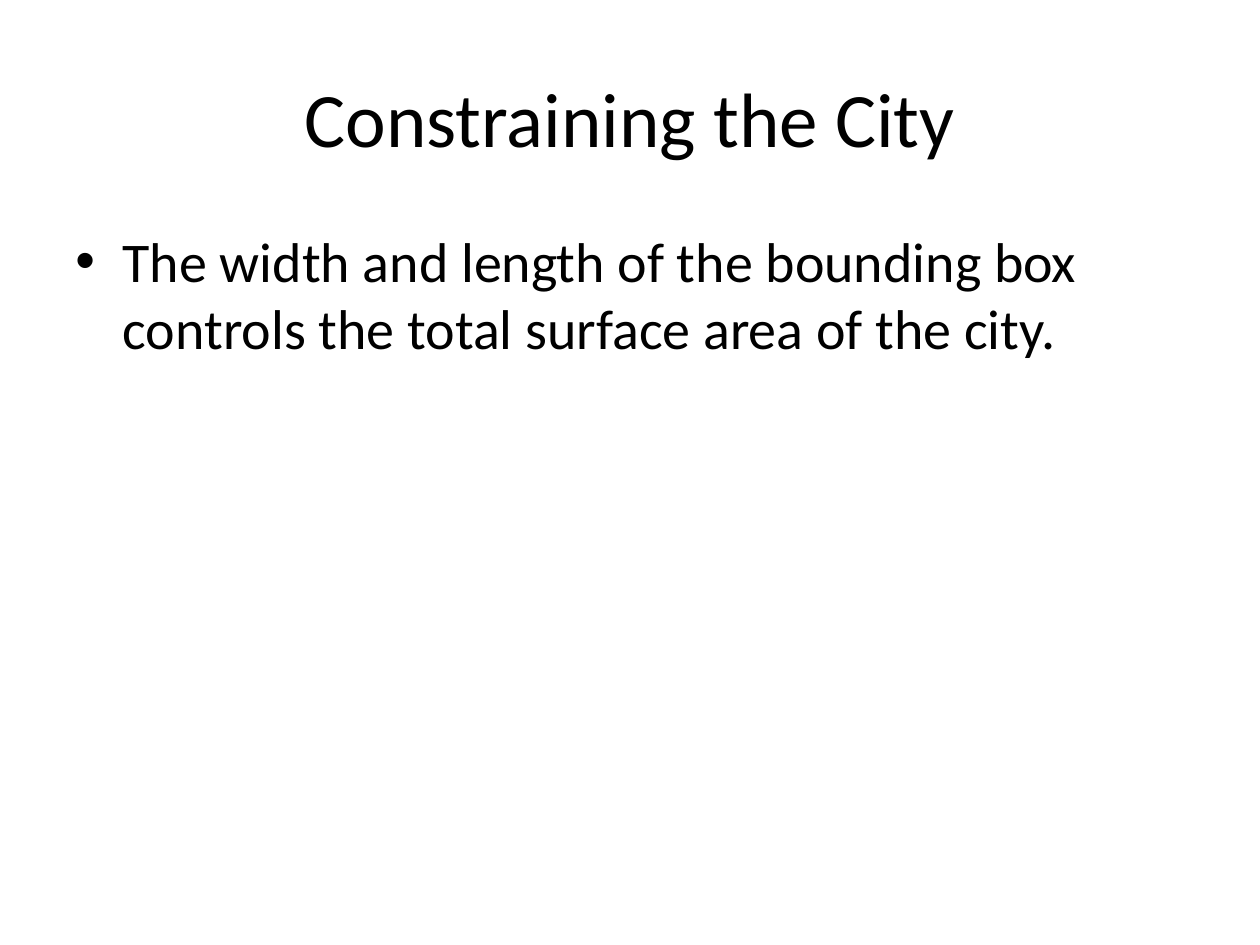
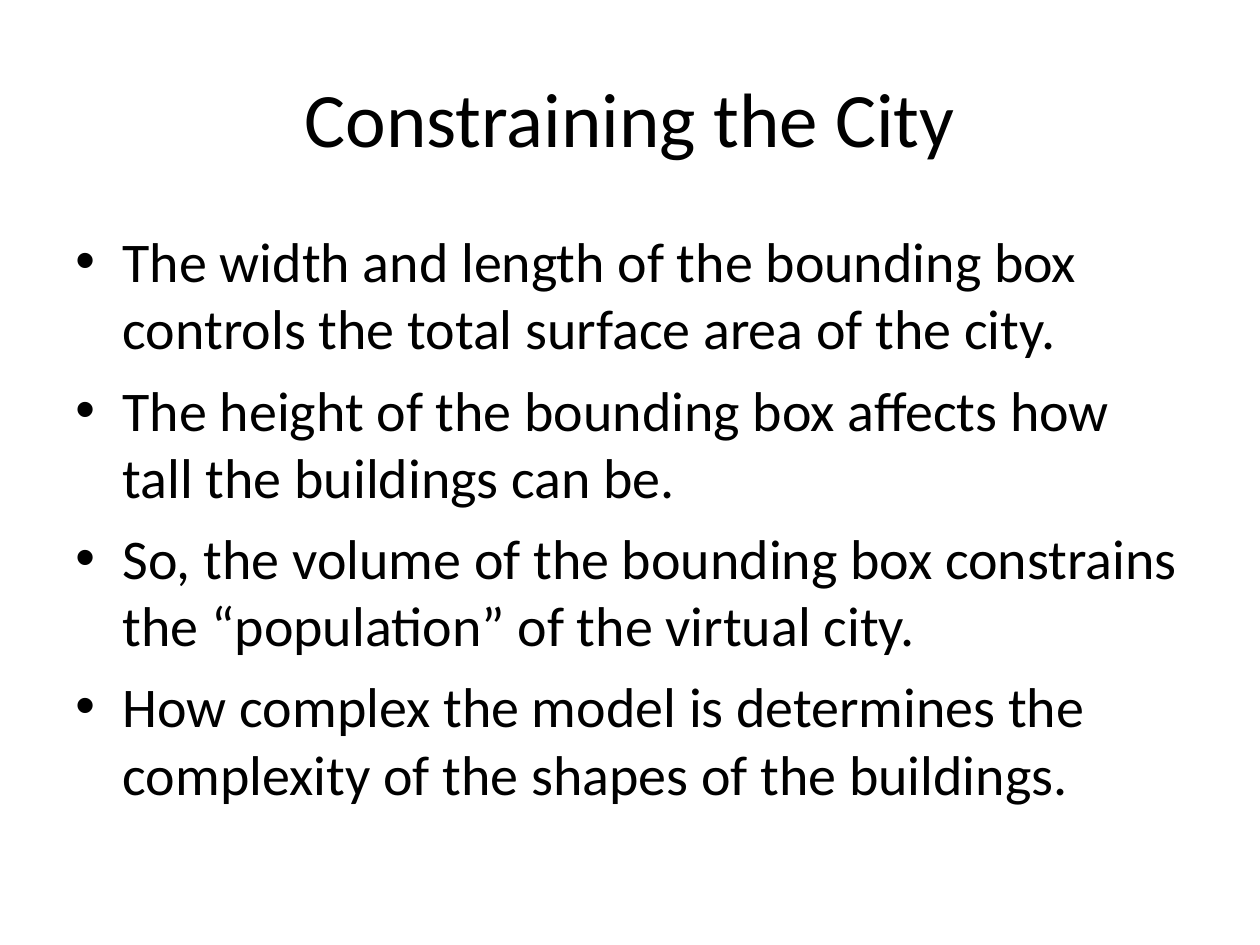
Before and after one commit to reinebold/cs580CMS, a slide deck: slide 12 of Documents/Creating a Procedural City.ppt (slide 9 before the commit). Drawn at 1260x945 pixels with LibreOffice and Linux fonts; fonts in the diff are those of the drawing. Boxes give left, top, right and bottom in pixels: in the first picture for what was removed or moved away, otherwise in the second. Text is boxed around its words. In the diff, an @@ line names an element or a change of style, - is before the commit and + after.

```diff
--- a/Documents/Creating a Procedural City.ppt
+++ b/Documents/Creating a Procedural City.ppt
@@ text at box(123, 392, 1177, 805): paragraphs added @@
+• The height of the bounding box affects how tall the buildings can be.
+• So, the volume of the bounding box constrains the “population” of the virtual city.
+• How complex the model is determines the complexity of the shapes of the buildings.
```
Also in this commit, not shown: 8 other slides changed, 5 slides added, 4 slides removed, 1 other file.
